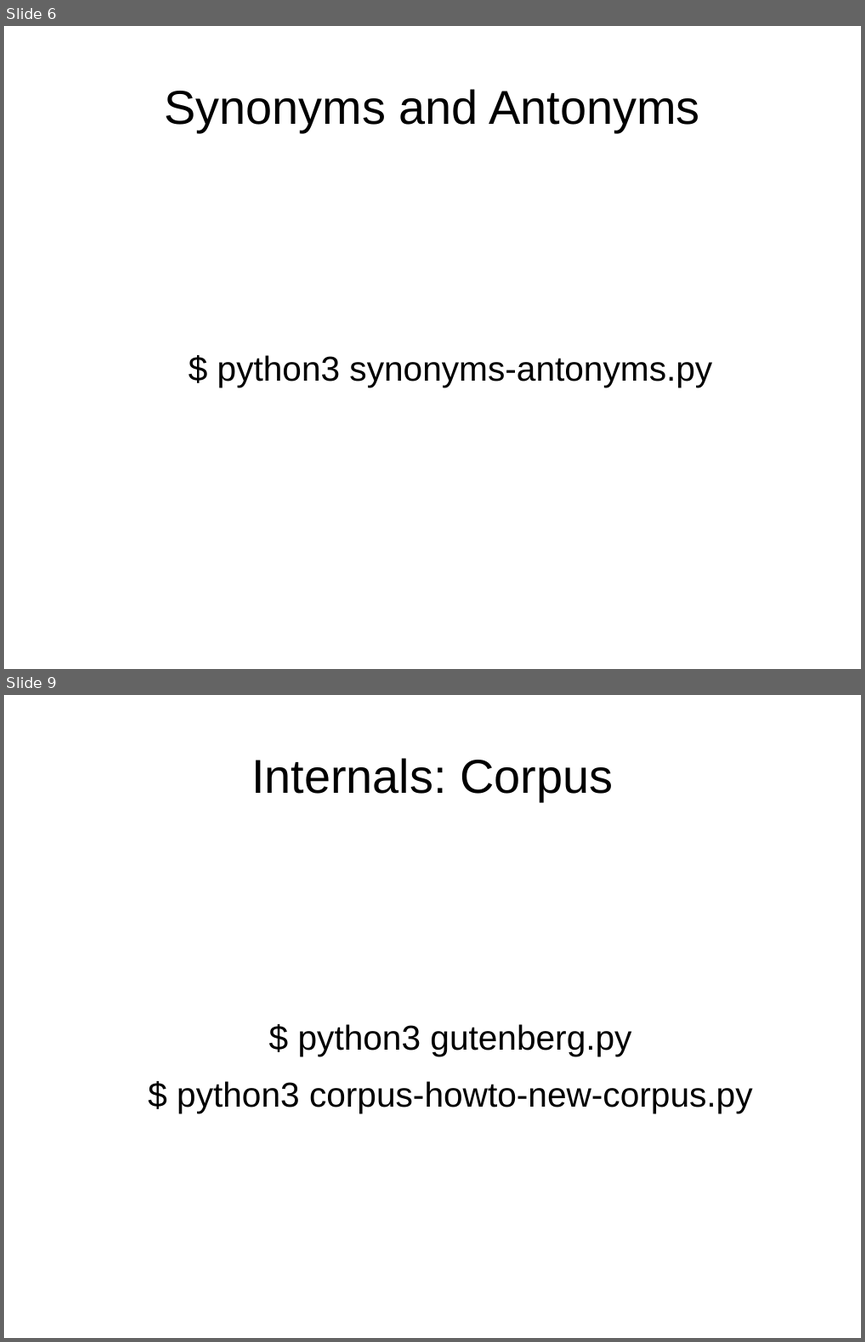
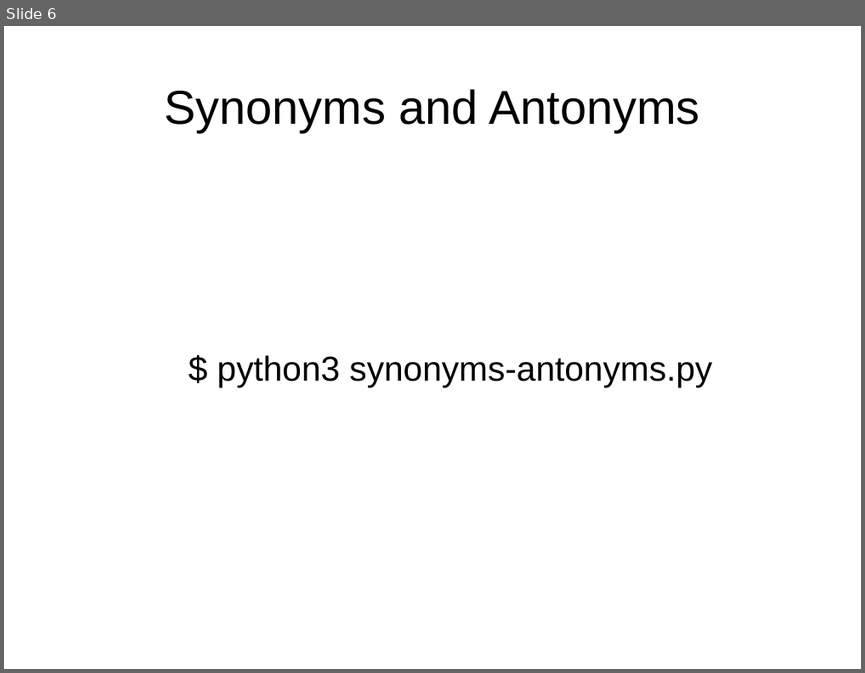
Before and after one commit to davidam/python-examples, a slide deck: nlp/nltk/nltk.odp. Shown one above the other, each under a label of ours: slides 6 and 9 before the commit, slide 6 after it; the slides between them are not shown. The pictures are 865x1342 and 865x673 pixels, drawn with LibreOffice and Linux fonts; fonts in the diff are those of the drawing. Boxes give left, top, right and bottom in pixels: in the first picture for what was removed or moved away, otherwise in the second. Text is boxed around its words. In the diff, an @@ line names an element or a change of style, - is before the commit and + after.

```diff
--- a/nlp/nltk/nltk.odp
+++ b/nlp/nltk/nltk.odp
@@ slide 9 removed at [4, 695, 861, 1338], background #FFFFFF @@
@@ title removed at [251, 758, 613, 801] @@
-Internals: Corpus
@@ text removed at [177, 1024, 753, 1113] @@
-$ python3 gutenberg.py
-$ python3 corpus-howto-new-corpus.py
```
Also in this commit, not shown: 2 slides changed, 3 slides added.
